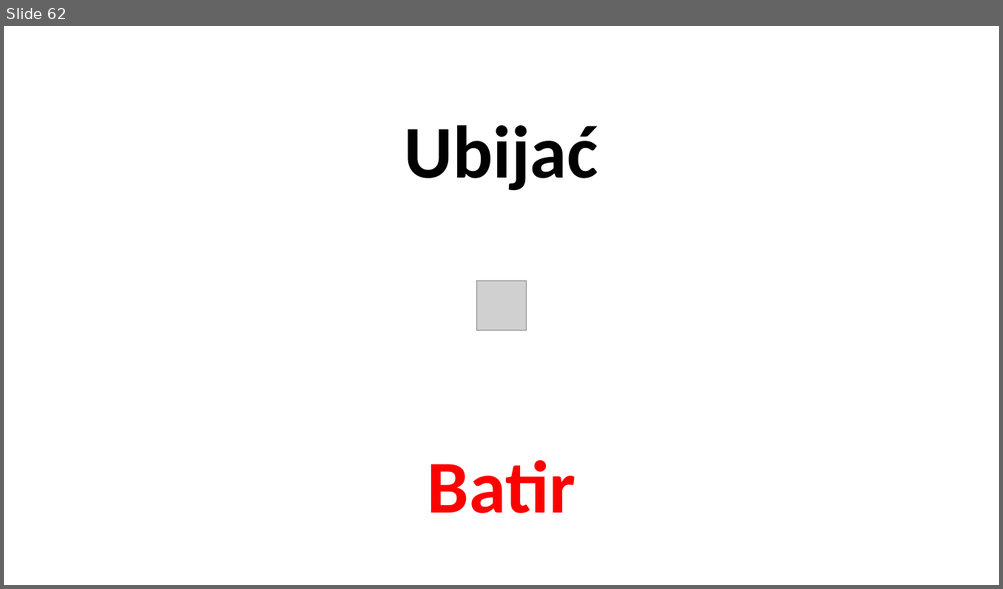
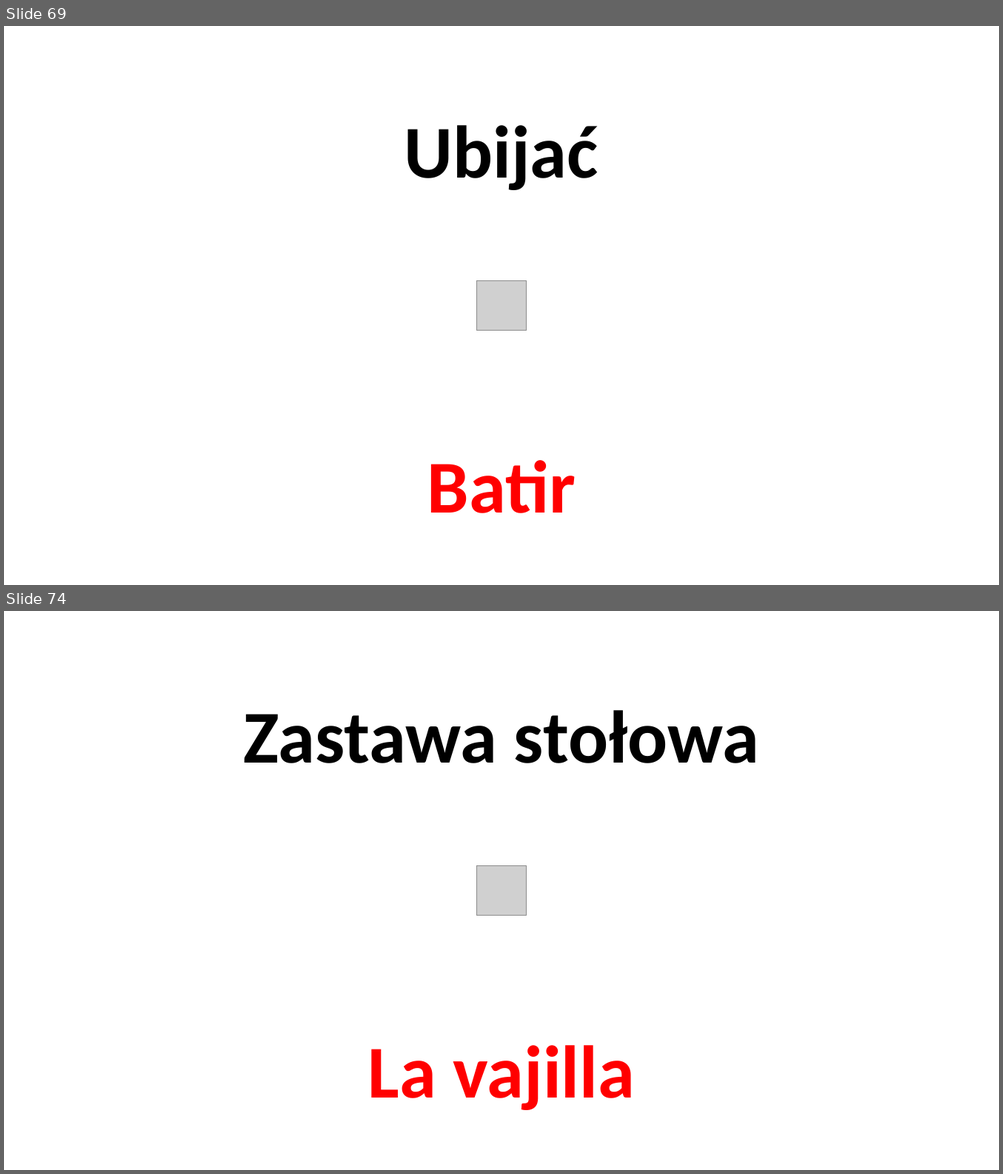
Before and after one commit to wojciechkrakowiak7-arch/Fajna-strona, a slide deck: pliki hiszpański/La comida.pptx. Shown one above the other, each under a label of ours: slide 62 before the commit, slides 69 and 74 after it; the slides between them are not shown. The pictures are 1003x589 and 1003x1174 pixels, drawn with LibreOffice and Linux fonts; fonts in the diff are those of the drawing; grey boxes stand for pictures. Boxes give left, top, right and bottom in pixels: in the first picture for what was removed or moved away, otherwise in the second. Text is boxed around its words. In the diff, an @@ line names an element or a change of style, - is before the commit and + after.

```diff
--- a/pliki hiszpański/La comida.pptx
+++ b/pliki hiszpański/La comida.pptx
@@ slide 74 added at [4,611,999,1170], background #FFFFFF @@
@@ title added at [243,710,759,763], 72 pt, text #000000, bold @@
+Zastawa stołowa
@@ picture added at [476,866,526,916] @@
@@ subtitle added at [367,1045,634,1111], 72 pt, text #FF0000, bold @@
+La vajilla
@@ what was slide 62 is now slide 69 @@
```
Also in this commit, not shown: 1 slide changed, 14 other slides added, 9 other files.
